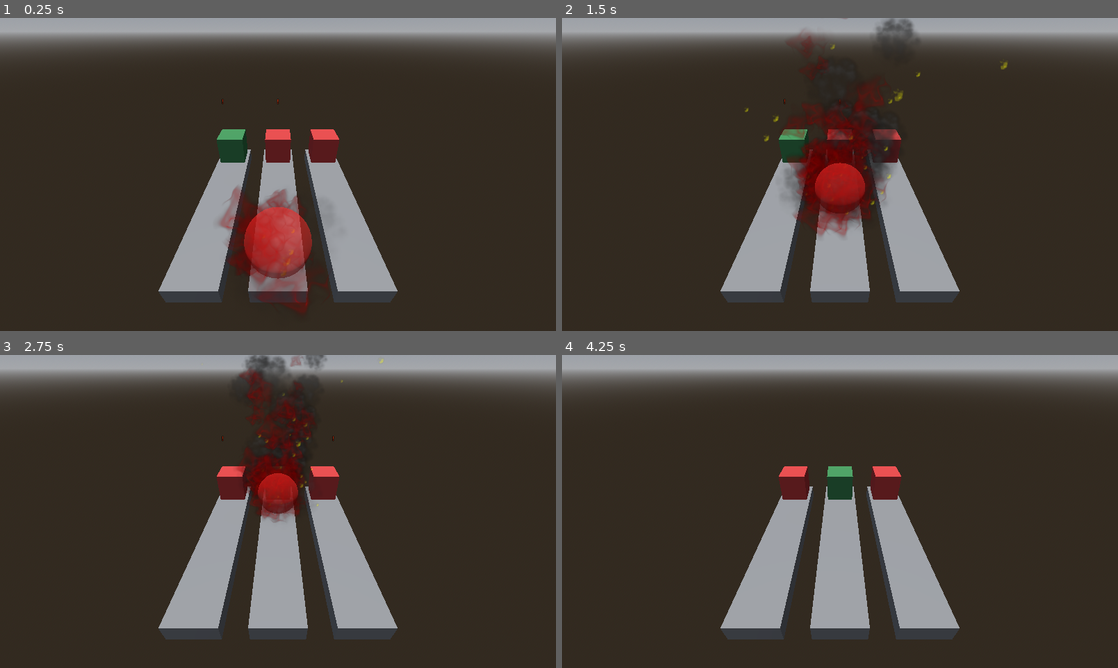
Above: before the commit, frames 1-4 (two rows, left to right).
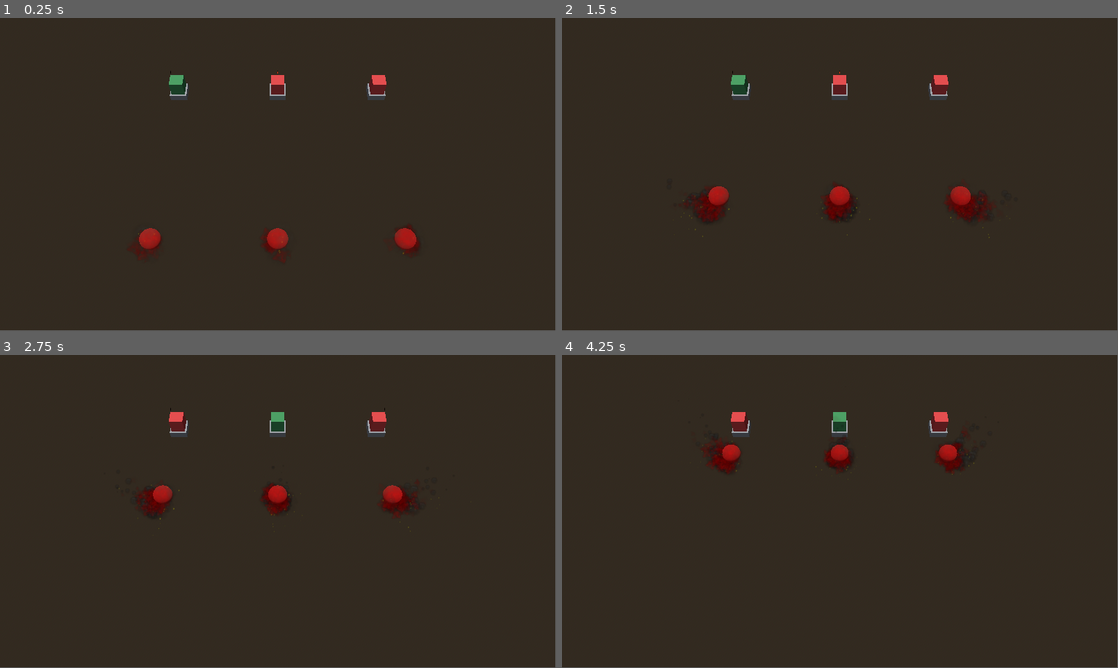
Above: after the commit, the same moments.

Repository: emmdie/3m5Jam2024_1
Game: Godot game, scene res://Scenes/game.tscn
The game is run twice, just before and just after one commit, with the same random seed, the same clock (stepped at 60 frames per second) and the same inputs.
Inputs (mouse positions are in pixels of both pictures, inside the frame that each line leads up to):
- Up to frame 1 (0.25 s): no input
- Up to frame 2 (1.5 s): move the mouse to (962, 158) at 0.52 s; move the mouse to (728, 190) at 1.27 s
- Up to frame 3 (2.75 s): move the mouse to (333, 442) at 2.02 s
- Up to frame 4 (4.25 s): move the mouse to (812, 574) at 2.77 s; move the mouse to (1006, 558) at 3.52 s
In our replay, the window is 800x450 before the commit and 799x449 after it. These sizes can differ from the game's own. Grey fills any space a smaller window leaves; there, only what the larger window draws over its background counts as a difference.

The runs differ from the first frame. In frame 1, 25% of the frame differs, in the area x 0-100%, y 0-94%; in frame 2, 26%, in the area x 0-100%, y 0-91%; in frame 3, 26%; in frame 4, 25%.

Commit message:
change main view

Diff:
--- a/Scenes/game.gd
+++ b/Scenes/game.gd
@@ -102,6 +102,12 @@
 	var unit: Unit = preload("res://Scenes/units/player_unit/fire_unit.tscn").instantiate()
 	unit.set_lane(lanes[1])
 	unit.summon()
+	unit = preload("res://Scenes/units/player_unit/fire_unit.tscn").instantiate()
+	unit.set_lane(lanes[2])
+	unit.summon()
+	unit = preload("res://Scenes/units/player_unit/fire_unit.tscn").instantiate()
+	unit.set_lane(lanes[0])
+	unit.summon()
 
 
 func __on_fight(unit: Unit):
--- a/Scenes/game.tscn
+++ b/Scenes/game.tscn
@@ -20,16 +20,16 @@
 [node name="Lanes" type="Node3D" parent="."]
 
 [node name="Lane1" parent="Lanes" instance=ExtResource("1_peffo")]
-transform = Transform3D(1, 0, 0, 0, 1, 0, 0, 0, 1, -1.5, 0, 0)
+transform = Transform3D(1, 0, 0, 0, 1, 0, 0, 0, 1, -6, 0, 0)
 
 [node name="Lane2" parent="Lanes" instance=ExtResource("1_peffo")]
 
 [node name="Lane3" parent="Lanes" instance=ExtResource("1_peffo")]
-transform = Transform3D(1, 0, 0, 0, 1, 0, 0, 0, 1, 1.5, 0, 0)
+transform = Transform3D(1, 0, 0, 0, 1, 0, 0, 0, 1, 6, 0, 0)
 
 [node name="Camera3D" type="Camera3D" parent="."]
-transform = Transform3D(1, 0, 0, 0, 0.819112, 0.573634, 0, -0.573634, 0.819112, 0, 3.54954, 5.66851)
-current = true
+transform = Transform3D(1, 0, 0, 0, 0.5, 0.866026, 0, -0.866026, 0.5, 0, 20, 17)
+fov = 40.0
 
 [node name="DirectionalLight3D" type="DirectionalLight3D" parent="."]
 transform = Transform3D(1, 0, 0, 0, 0.0157248, 0.999876, 0, -0.999876, 0.0157248, 0, 5.26391, 0)
--- a/Scenes/lane.gd
+++ b/Scenes/lane.gd
@@ -6,8 +6,6 @@
 @export var progress: float = 0.0
 @export var lange_length: float = 4.0:
 	set(val):
-		$CSGBox3D.size.z = val
-		$CSGBox3D.position.z = val / 2.0
 		lange_length = val
 
 func _ready():
--- a/Scenes/lane.tscn
+++ b/Scenes/lane.tscn
@@ -4,7 +4,11 @@
 
 [node name="Lane" type="Node3D"]
 script = ExtResource("1_ei8c4")
+lange_length = 10.0
 
-[node name="CSGBox3D" type="CSGBox3D" parent="."]
-transform = Transform3D(1, 0, 0, 0, 1, 0, 0, 0, 1, 0, -0.2, 2)
-size = Vector3(1, 0.4, 4)
+[node name="TowerPlace" type="Marker3D" parent="."]
+gizmo_extents = 1.0
+
+[node name="Marker3D" type="Marker3D" parent="."]
+transform = Transform3D(1, 0, 0, 0, 1, 0, 0, 0, 1, 0, 0, 10)
+gizmo_extents = 1.0
--- a/Scenes/units/base_unit.gd
+++ b/Scenes/units/base_unit.gd
@@ -23,7 +23,6 @@
 
 func set_lane(lane: Lane) -> void:
 	current_lane = lane
-	current_lane.add_child(self)
 
 
 func fight(_has_won_fight: bool) -> void:
--- a/Scenes/units/player_unit/state_summon.gd
+++ b/Scenes/units/player_unit/state_summon.gd
@@ -4,7 +4,6 @@
 
 func start() -> void:
 	var unit: Unit = behavior.unit
-	unit.current_lane.add_child(unit)
 	unit.position.z = unit.current_lane.lange_length
 	start_move()
 
--- a/Scenes/units/player_unit/unit.gd
+++ b/Scenes/units/player_unit/unit.gd
@@ -8,13 +8,12 @@
 
 var has_won: bool = false
 
-func set_lane(lane: Lane) -> void:
-	super(lane)
 
 func summon() -> void:
 	preview_cam.clear_current()
 	preview_spot_light.hide()
 	preview_kick_light.hide()
+	current_lane.add_child(self)
 	behavior.change_state(UnitStateSummon.new())
 
 
--- a/Scenes/units/tower/tower.gd
+++ b/Scenes/units/tower/tower.gd
@@ -18,6 +18,7 @@
 	set_lane(lane)
 	global_position = lane.global_position
 
+
 func switch_lane(lane: Lane) -> void:
 	set_lane(lane)
 	var tween = get_tree().create_tween()
--- a/gamerules.gd
+++ b/gamerules.gd
@@ -1,7 +1,7 @@
 extends Resource
 class_name GameRules
 
-@export var unit_lane_completion_time: float = 3.0
+@export var unit_lane_completion_time: float = 5.0
 @export var player_max_health: int = 10
 @export var player_max_mana: int = 10
 @export var enemy_max_health: int = 10
--- a/project.godot
+++ b/project.godot
@@ -23,7 +23,6 @@
 
 window/size/viewport_width=1920
 window/size/viewport_height=1080
-window/stretch/mode="canvas_items"
 
 [editor_plugins]
 
Not shown: 6 places in Scenes/units/player_unit/fire_unit.tscn that only renumber resources
